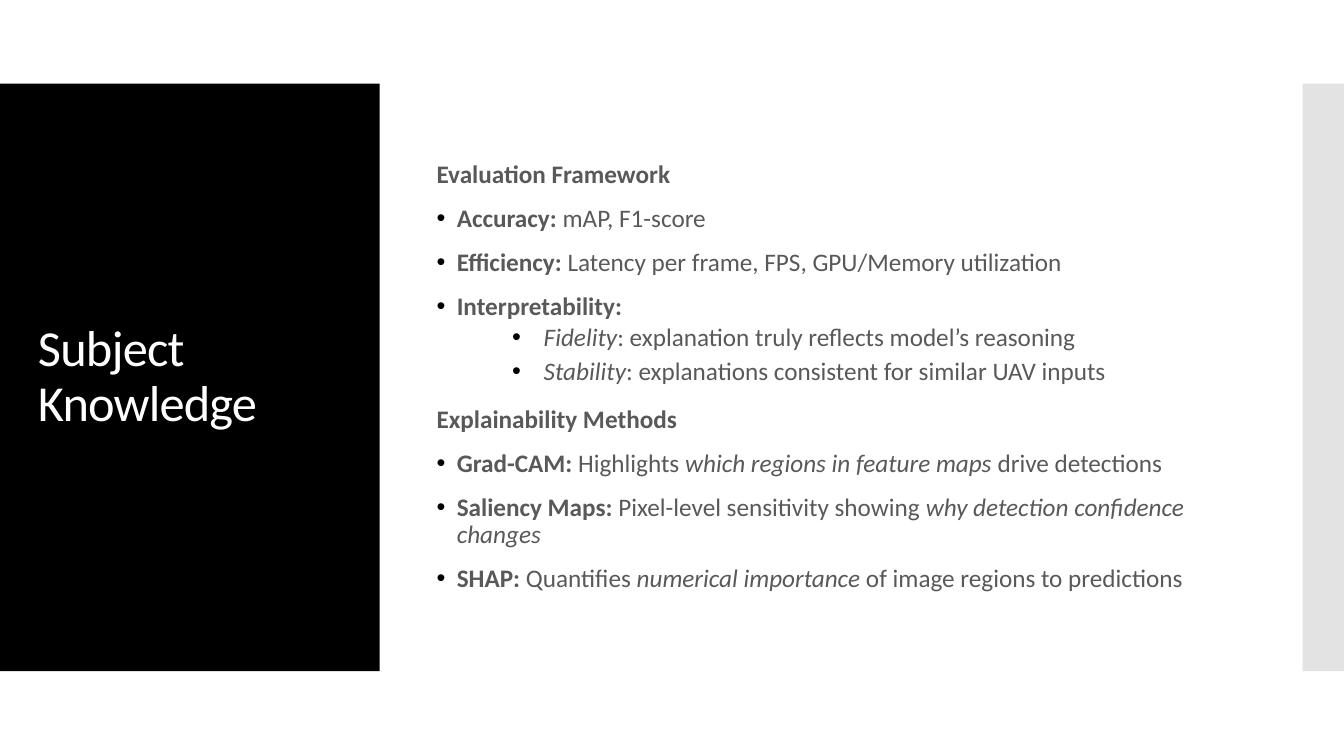
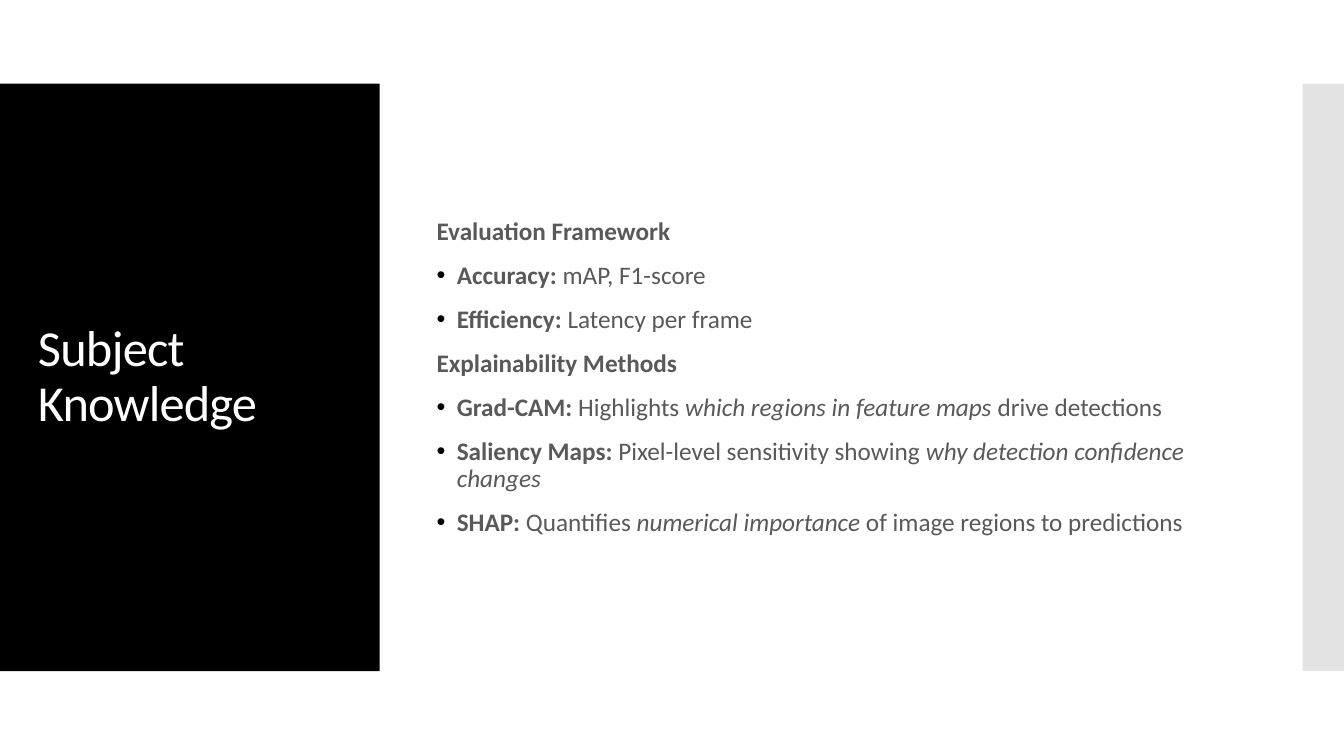
Before and after one commit to HakshayReddyKana/Capstone, a slide deck: slide 8 of Review-1.pptx. Drawn at 1344x756 pixels with LibreOffice and Linux fonts; fonts in the diff are those of the drawing. Boxes give left, top, right and bottom in pixels: in the first picture for what was removed or moved away, otherwise in the second. Text is boxed around its words. In the diff, an @@ line names an element or a change of style, - is before the commit and + after.

```diff
--- a/Review-1.pptx
+++ b/Review-1.pptx
@@ text at (457,310,753,332): text changed @@
-• Efficiency: Latency per frame, FPS, GPU/Memory utilization
-• Interpretability:
-  • Fidelity: explanation truly reflects model’s reasoning
-  • Stability: explanations consistent for similar UAV inputs
+• Efficiency: Latency per frame
```
Also in this commit, not shown: 4 other slides changed, 7 other files.
